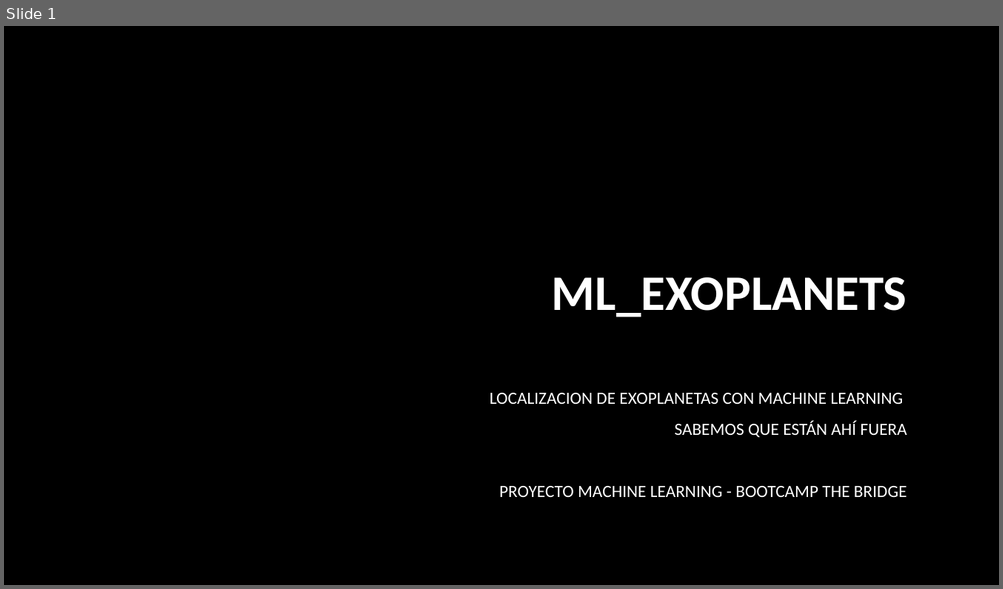
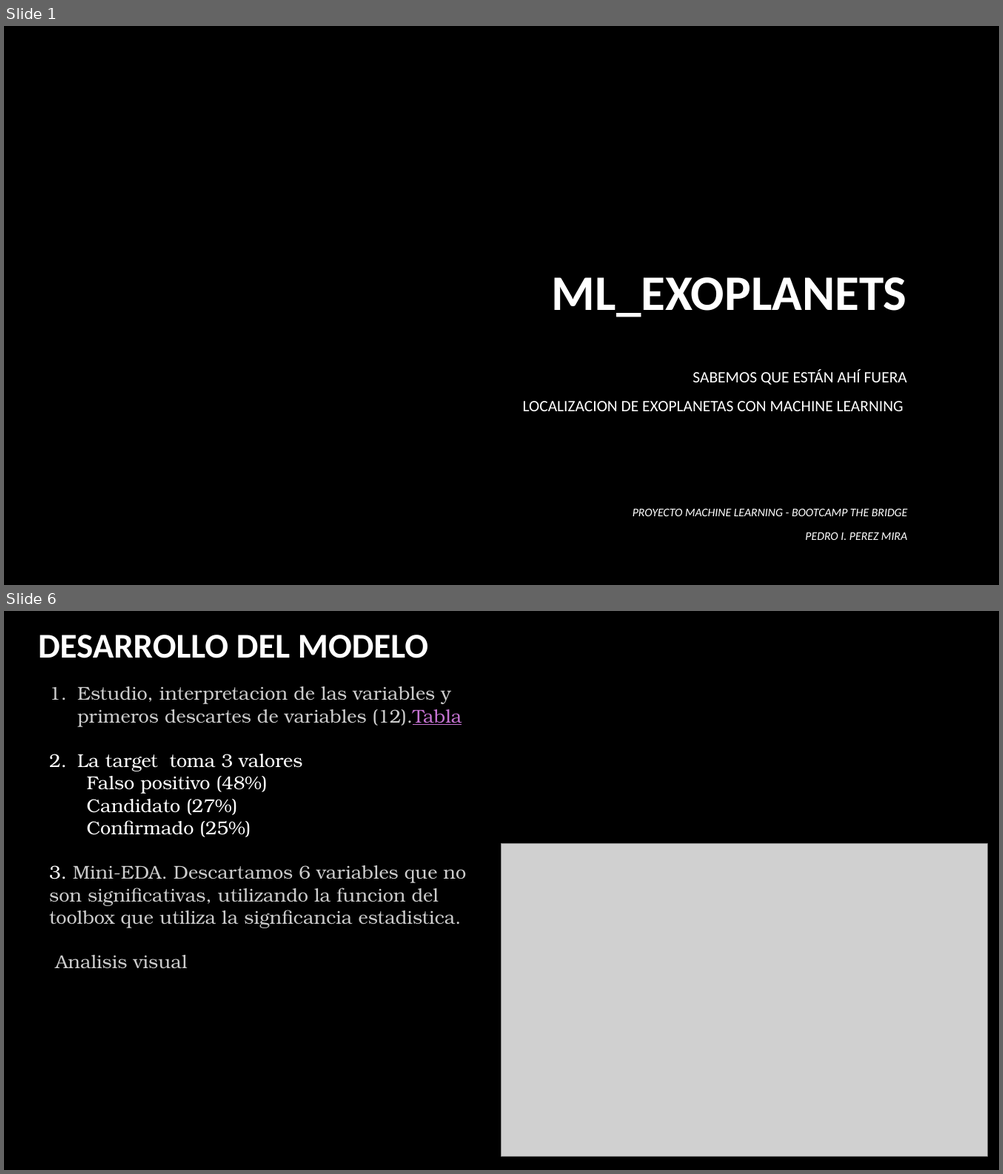
Before and after one commit to PIPM2001/ML_EXOPLANETS, a slide deck: ML_EXOPLANETS.pptx. Shown one above the other, each under a label of ours: slide 1 before the commit, slides 1 and 6 after it; the slides between them are not shown. The pictures are 1003x589 and 1003x1174 pixels, drawn with LibreOffice and Linux fonts; fonts in the diff are those of the drawing; grey boxes stand for pictures; background and template pictures are left out. Boxes give left, top, right and bottom in pixels: in the first picture for what was removed or moved away, otherwise in the second. Text is boxed around its words. In the diff, an @@ line names an element or a change of style, - is before the commit and + after.

```diff
--- a/ML_EXOPLANETS.pptx
+++ b/ML_EXOPLANETS.pptx
@@ slide 6 added at box(4, 611, 999, 1170), background picture (left out) @@
@@ text added at box(38, 635, 428, 658), 33.6 pt, text #FFFFFF, bold @@
+DESARROLLO DEL MODELO
@@ text added at box(49, 686, 466, 968), 18 pt, text #CCCCCC @@
+1. Estudio, interpretacion de las variables y primeros descartes de variables (12).Tabla
+2. La target toma 3 valores
+Falso positivo (48%)
+Candidato (27%)
+Confirmado (25%)
+3. Mini-EDA. Descartamos 6 variables que no son significativas, utilizando la funcion del toolbox que utiliza la signficancia estadistica.
+Analisis visual
@@ picture added at box(502, 844, 987, 1156) @@
@@ slide 1 changed as well @@
@@ subtitle "SABEMOS QUE ESTÁN AHÍ FUERA": place and size @@
-subtitle "SABEMOS QUE ESTÁN AHÍ FUERA" at box(489, 393, 907, 497)
+subtitle "SABEMOS QUE ESTÁN AHÍ FUERA" at box(523, 369, 907, 412)
@@ subtitle at box(692, 369, 907, 385): paragraph added @@
+SABEMOS QUE ESTÁN AHÍ FUERA
@@ subtitle at box(523, 401, 903, 412): size 16.6 to 15.3 pt in "LOCALIZACION DE EXOPLANETAS CON MACHINE LEARNING" @@
@@ subtitle at box(499, 421, 907, 497): paragraphs removed @@
-SABEMOS QUE ESTÁN AHÍ FUERA
-PROYECTO MACHINE LEARNING - BOOTCAMP THE BRIDGE
@@ text added at box(632, 508, 908, 540), 11.2 pt, text #FFFFFF, italic @@
+PROYECTO MACHINE LEARNING - BOOTCAMP THE BRIDGE
+PEDRO I. PEREZ MIRA
```
Also in this commit, not shown: 1 other slide changed, 9 other slides added, 1 slide removed, 1 other file.
